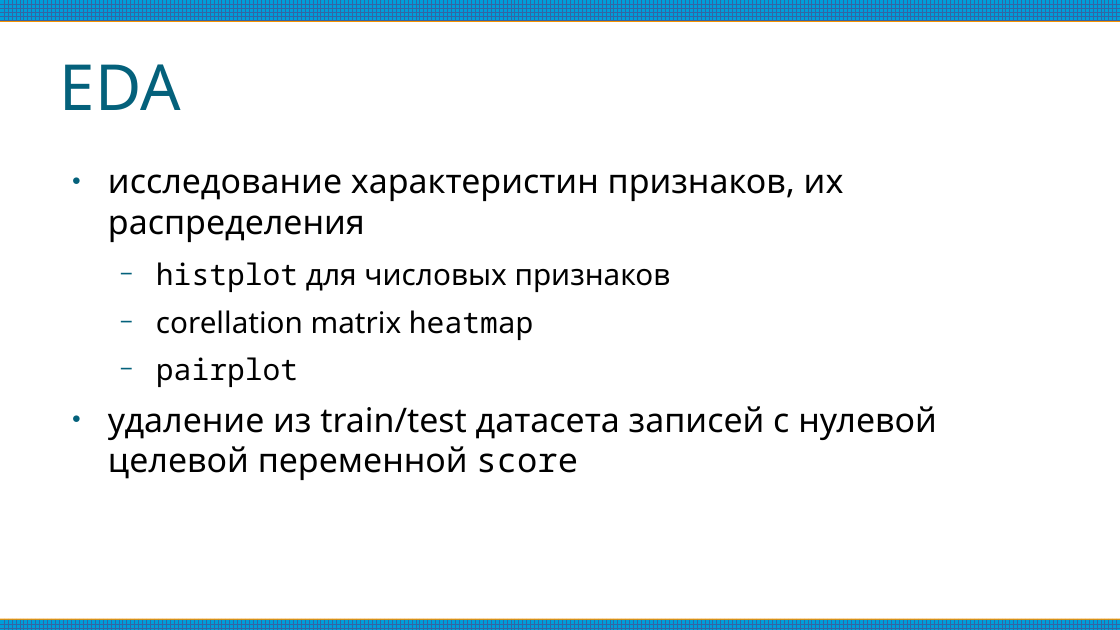
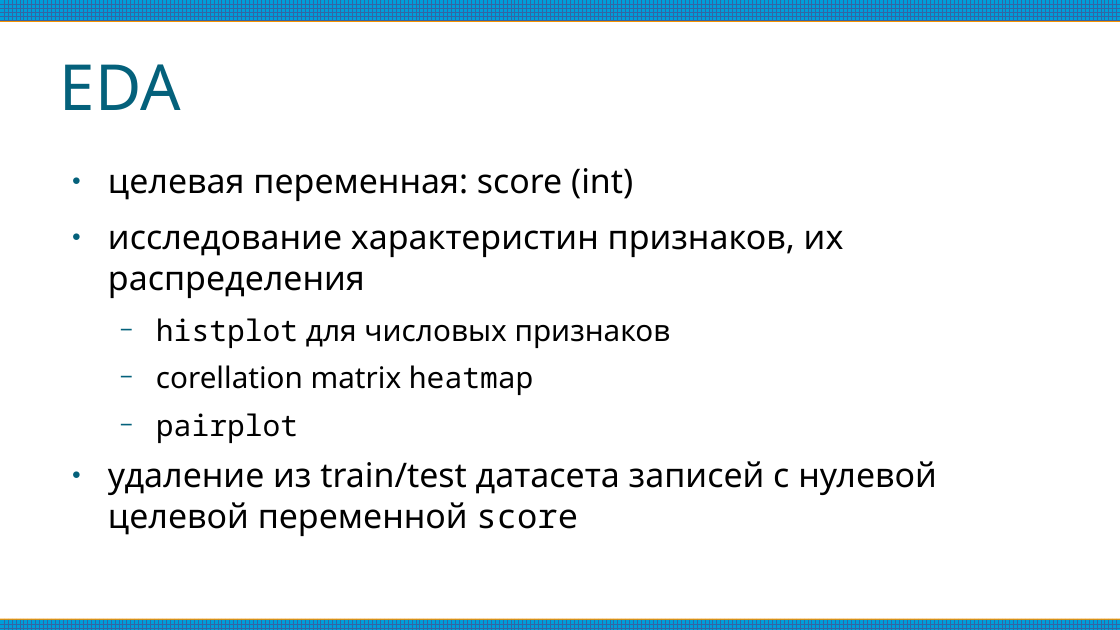
Before and after one commit to IIShabalin/OTUS-ML, a slide deck: slide 3 of Final/final.odp. Drawn at 1120x630 pixels with LibreOffice and Linux fonts; fonts in the diff are those of the drawing. Boxes give left, top, right and bottom in pixels: in the first picture for what was removed or moved away, otherwise in the second. Text is boxed around its words. In the diff, an @@ line names an element or a change of style, - is before the commit and + after.

```diff
--- a/Final/final.odp
+++ b/Final/final.odp
@@ text at (108,168,633,201): paragraph added @@
+● целевая переменная: score (int)
```
Also in this commit, not shown: 4 other slides changed, 2 slides added, 4 other files.
